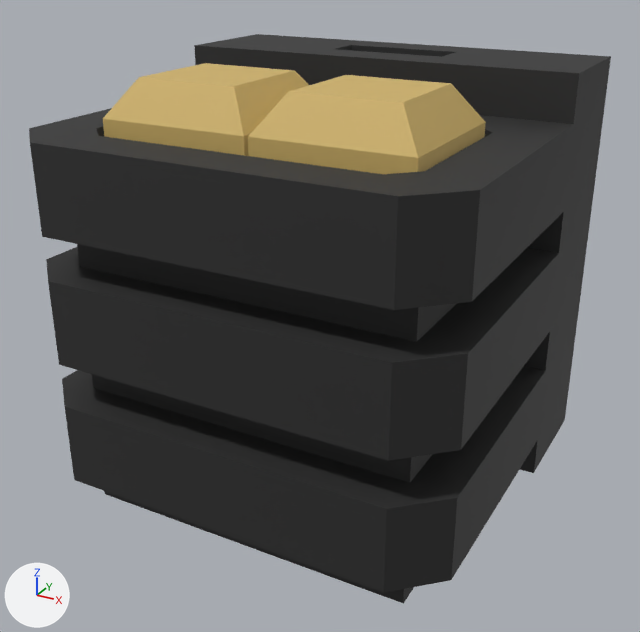
Two versions of the OBJ model src/main/resources/assets/radiotransfer/models/block/radio.obj, one commit apart.
Both versions are drawn from a 50 mm lens placed at (1.448, -2.257, 1.284), pointed at (0.508, -0.547, 0.429). The lights are fixed; the arrows at lower left show +X, +Y and +Z. Where no turn or scale is listed for an object, it has been applied to the vertices.
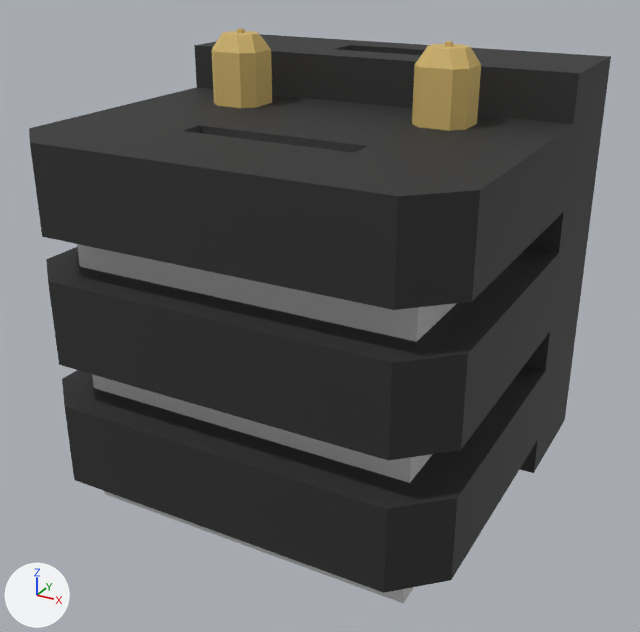
Location of each change, [x1, y1, x2, y2] in pixels of the pictures (640 x 632 px):
'Cube.001', reshaped: before [103, 63, 309, 156]; after [211, 29, 481, 131]
'Cube.002_Cube.003', deleted: before [248, 75, 486, 174]
'Cube.002', added: after [77, 244, 457, 603]
part 1 of me_cube, cut back: before [75, 34, 507, 603]; after [94, 87, 507, 178]

The change, as a list of edits to the scene's bpy script:
```text
Add mat_material_002:
    mat_material_002 = principled_material('Material.002')
    mat_material_002.base_color = (0.64, 0.64, 0.64)  # light grey #d1d1d1
    mat_material_002.roughness = 0.69
Change me_cube:
    used by ob_cube; location = (0.0, 0.0, 0.0)
    remove me_cube.from_pydata(...)  # 292 vertices, 580 faces; spans x 0.0..1.0, y -1.0..0.0, z 0.0..1.0
    add me_cube.from_pydata(...)  # 84 vertices, 146 faces; spans x 0.0..1.0, y -1.0..0.0, z 0.0..1.0
    me_cube part 1: 216 vertices removed from x 0.0..1.0, y -1.0..0.0, z 0.0..1.0; 8 vertices added at x 0.298..0.703, y -0.768..-0.704, z 0.867..0.893
Change me_cube_001:
    used by ob_cube_001; location = (0.0, 0.0, 0.0)
    remove me_cube_001.from_pydata(...)  # 12 vertices, 20 faces; spans x 0.141..0.496, y -0.83..-0.476, z 0.099..0.996
    add me_cube_001.from_pydata(...)  # 72 vertices, 136 faces; spans x 0.172..0.815, y -0.496..-0.373, z 0.641..1.064
    me_cube_001 part 2: the whole mesh is rebuilt
Add me_cube_002:
    me_cube_002.from_pydata(...)  # 28 vertices, 22 faces; spans x 0.098..0.902, y -0.906..-0.307, z 0.0..0.867
    me_cube_002.materials.append(mat_material_002)  # light grey #d1d1d1
Remove ob_cube_002_cube_003:
    ob_cube_002_cube_003 = bpy.data.objects.new('Cube.002_Cube.003', me_cube_002_cube_003)
    ob_cube_002_cube_003.location = (0.0, 0.0, 0.0)
Add ob_cube_002:
    ob_cube_002 = bpy.data.objects.new('Cube.002', me_cube_002)
    ob_cube_002.location = (0.0, 0.0, 0.0)
```
